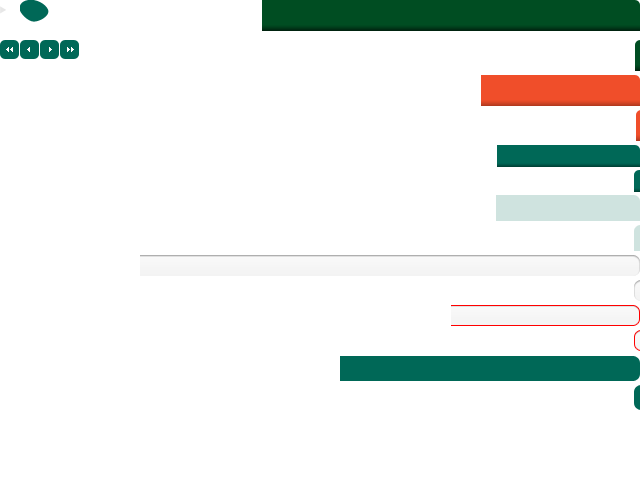
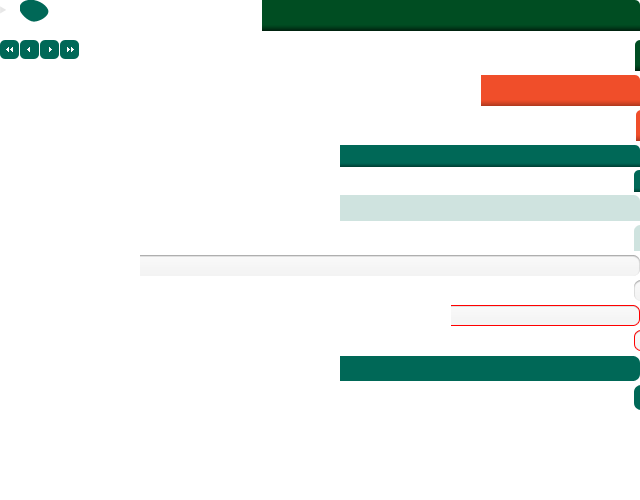
Before/after of a 640x500 layered artwork. What changed in the layer stack:
painted on "primary-a-active.png" over [left=340, top=195, right=496, bottom=221]
painted on "primary-a.png" over [left=340, top=145, right=497, bottom=167]
